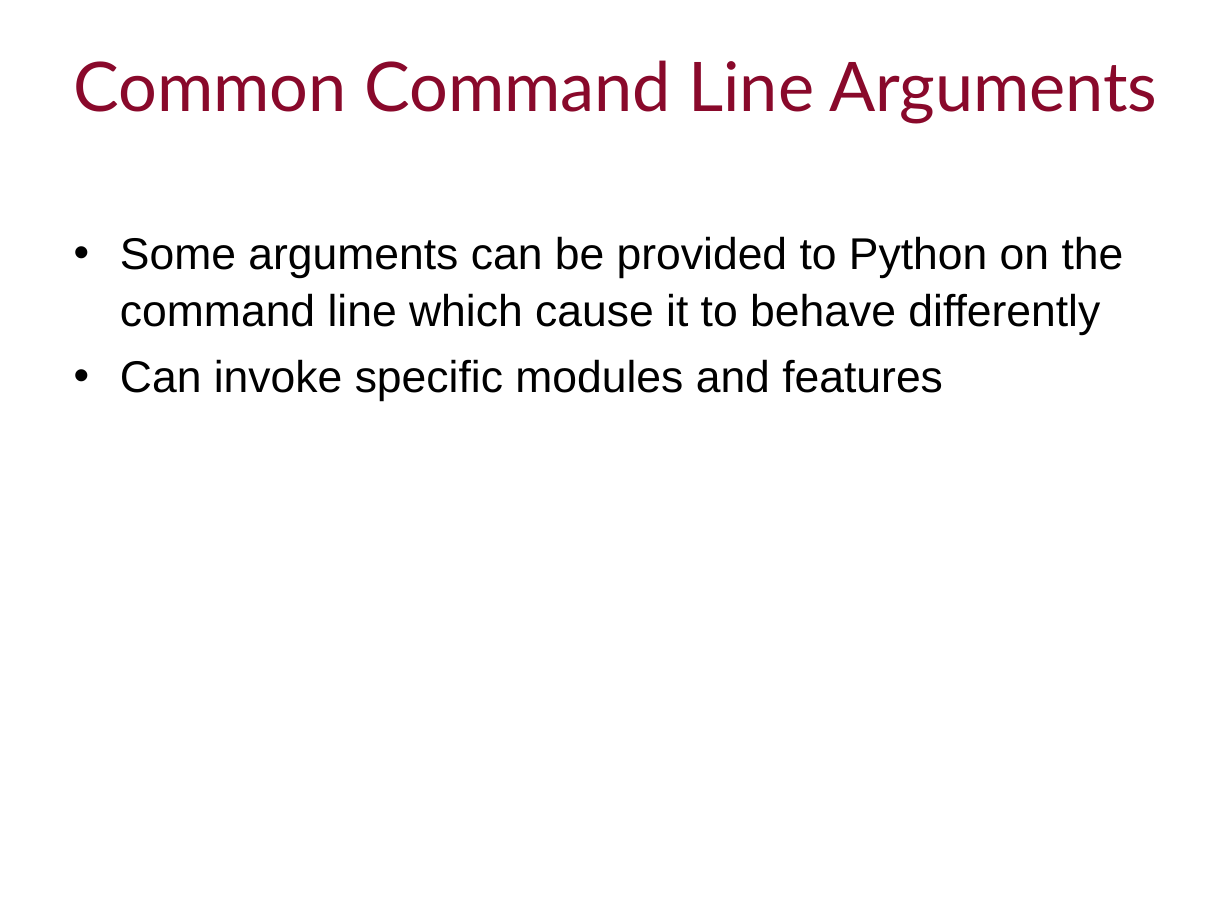
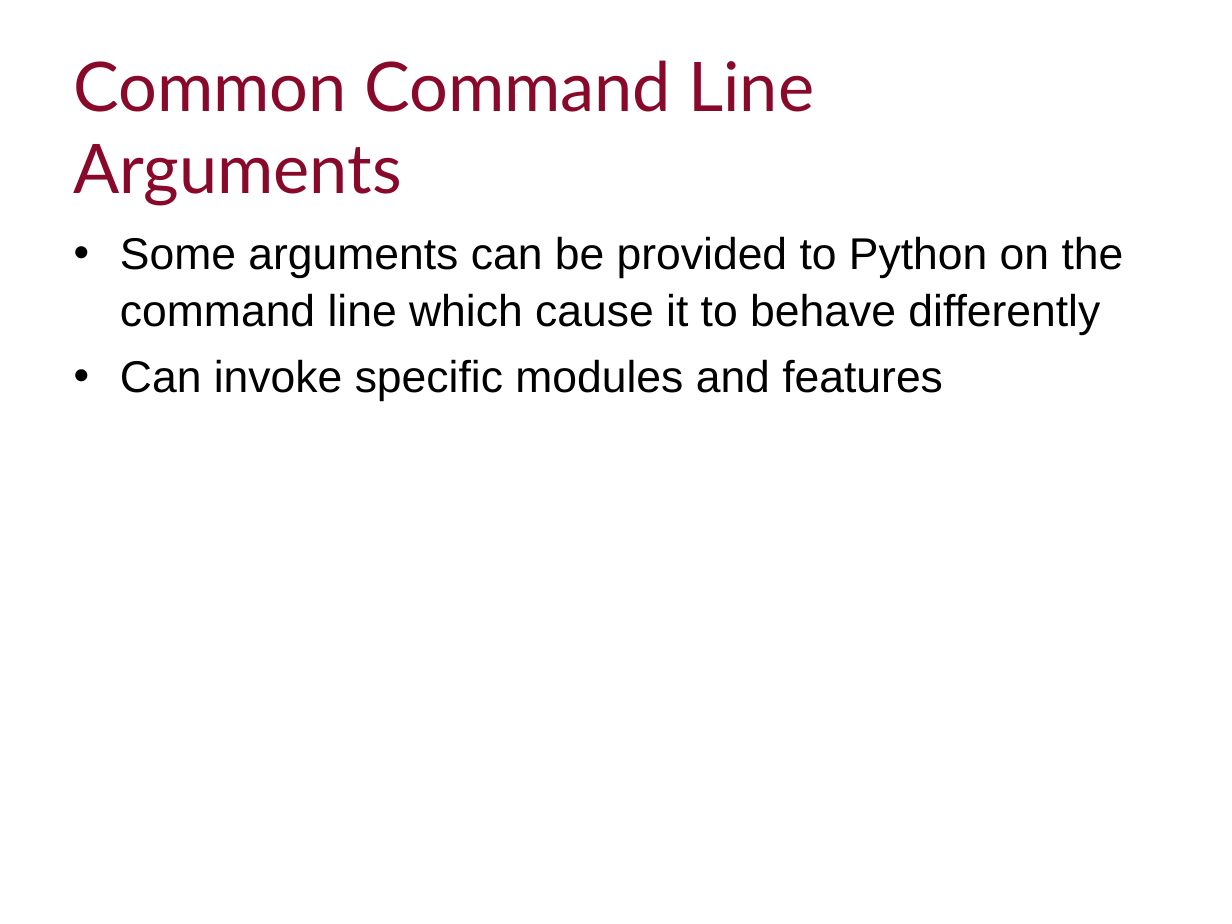
Before and after one commit to ImperialCollegeLondon/RCDS-managing-and-running-python-effectively, a slide deck: slide 25 of Managing and Running Python Effectively.pptx. Drawn at 1232x924 pixels with LibreOffice and Linux fonts; fonts in the diff are those of the drawing; background and template pictures are left out. Boxes give left, top, right and bottom in pixels: in the first picture for what was removed or moved away, otherwise in the second. Text is boxed around its words. In the diff, an @@ line names an element or a change of style, - is before the commit and + after.

```diff
--- a/Managing and Running Python Effectively.pptx
+++ b/Managing and Running Python Effectively.pptx
@@ title "Common Command Line Arguments" rewrapped from [74,60,1157,124] to [74,60,815,206] @@
```
Also in this commit, not shown: 6 other slides changed.
